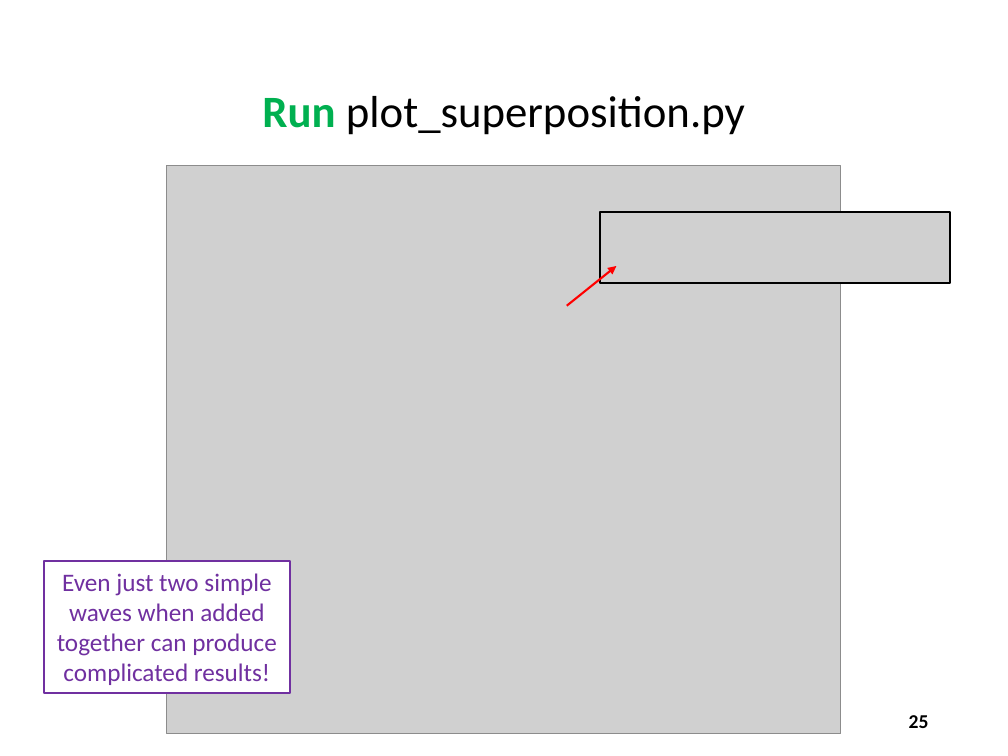
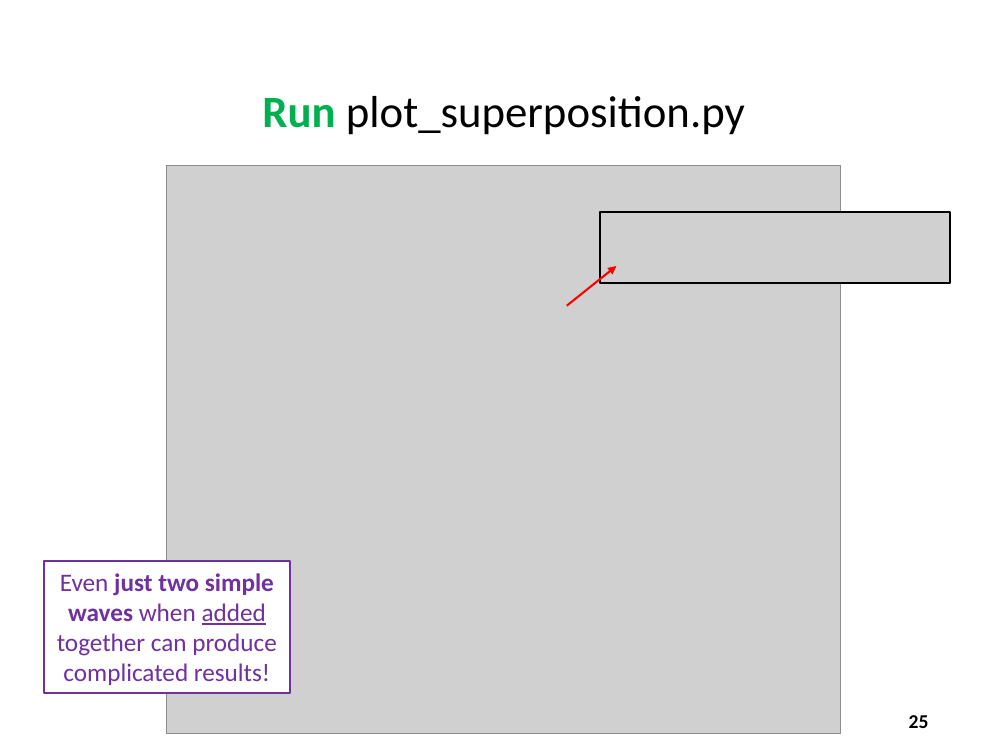
Before and after one commit to dbiersach/scicomp101, a slide deck: slide 25 of Session 06 - Polar Coordinates/Session 06 - Polar Coordinates.pptx. Drawn at 1008x756 pixels with LibreOffice and Linux fonts; fonts in the diff are those of the drawing; grey boxes stand for pictures. Boxes give left, top, right and bottom in pixels: in the first picture for what was removed or moved away, otherwise in the second. Text is boxed around its words. In the diff, an @@ line names an element or a change of style, - is before the commit and + after.

Commit message:
Update superposition

```diff
--- a/Session 06 - Polar Coordinates/Session 06 - Polar Coordinates.pptx
+++ b/Session 06 - Polar Coordinates/Session 06 - Polar Coordinates.pptx
@@ rectangle "Even just two simple waves ..." at box(44, 561, 290, 694): bold on in "just two simple waves"; underline on in "added" @@
```
Also in this commit, not shown: 1 other slide changed.
